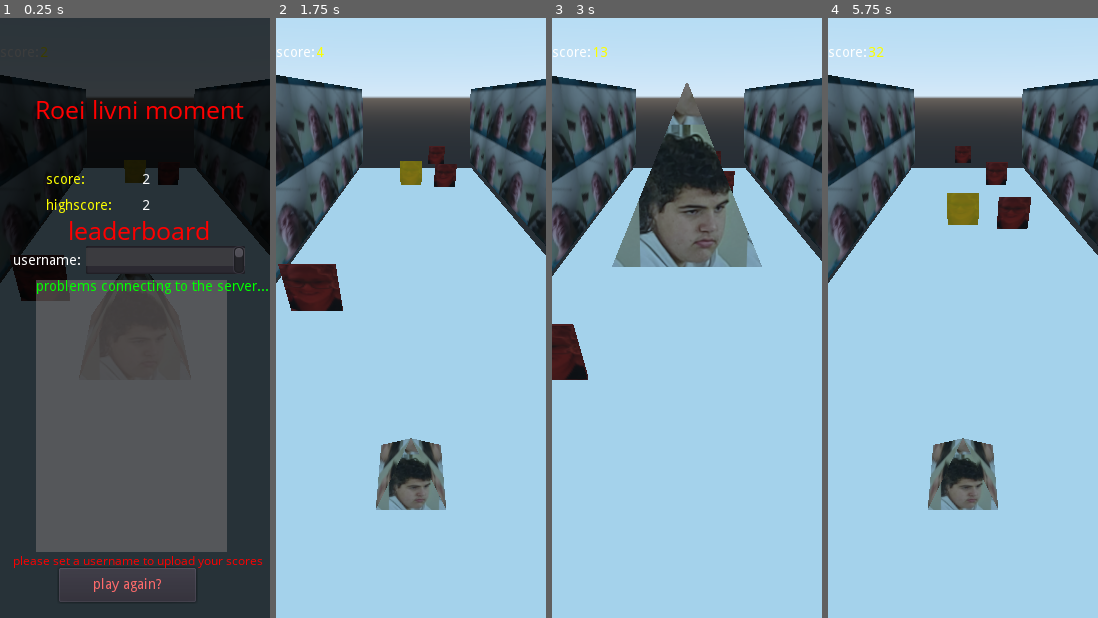
Above: before the commit, frames 1-4 (left to right).
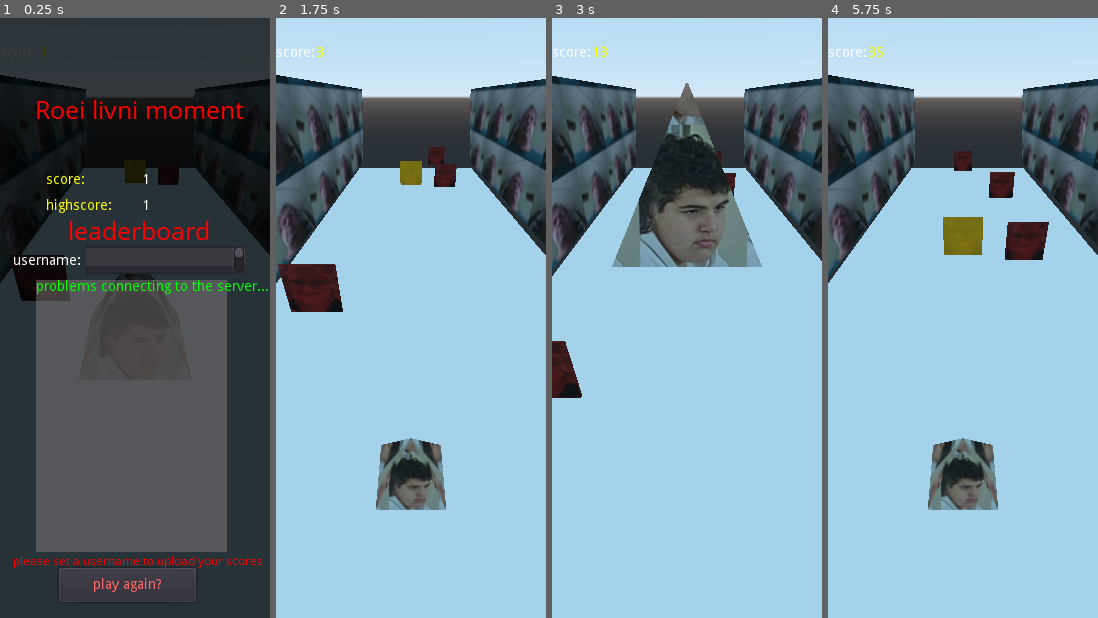
Above: after the commit, the same moments.

Repository: jonathanbreitg/Roei-Livni-Surfers
Game: Godot game, scene res://level.tscn
Two runs of this game, one before a commit and one after it. Both use one fixed random seed, a clock stepped at 60 frames per second and the inputs below.
Inputs (mouse positions are in pixels of both pictures, inside the frame that each line leads up to):
- Up to frame 1 (0.25 s): no input
- Up to frame 2 (1.75 s): click (440, 258) at 0.52 s; type "Alex" at 0.6 s; click "play again?" at 1.25 s
- Up to frame 3 (3 s): drag from (687, 318) to (714, 186) at 2.02 s; drag from (633, 348) to (687, 318) at 2.77 s
- Up to frame 4 (5.75 s): move the mouse to (990, 186) at 3.52 s; hold Right (ui_right) 3.53-4.25 s; drag from (949, 438) to (882, 228) at 4.27 s; move the mouse to (1044, 408) at 5.02 s; hold Left (ui_left) from 5.03 s (still down)

The runs differ from the first frame. In frame 1, less than 0.1% of the frame differs, in the area x 4-56%, y 4-47%; in frame 2, 0.1%; in frame 3, 1.0%; in frame 4, 3.3%, in the area x 18-82%, y 4-41%.

Commit message:
FIXED ALL DEPENDEDNT TIMING STUFF DELTA IS GOD, DELTA IS QUEEN, DELAT IS LIFE, DELTA IS EPIC

Diff:
--- a/KinematicBody.gd
+++ b/KinematicBody.gd
@@ -30,7 +30,7 @@
 onready var score_label = $score_num
 var move = Vector3.ZERO
 var cam_offset = 18.3
-var speed_up_const = 0.02
+var speed_up_const = 1.2
 onready var cam = $Camera
 # Called when the node enters the scene tree for the first time.
 func _ready():
@@ -149,7 +149,8 @@
 			moving_right = false
 	cam.global_transform.origin.y = cam_offset
 	speed -= speed_up_const * delta
-	raw_score += 1 / delta
-	if raw_score > score * 500:
-		score += 1
+	raw_score += 1 * delta
+	print(raw_score)
+	score = raw_score * 8
+	score = int(score)
 	score_label.text = str(score)
Not shown, changed: docs/index.pck
